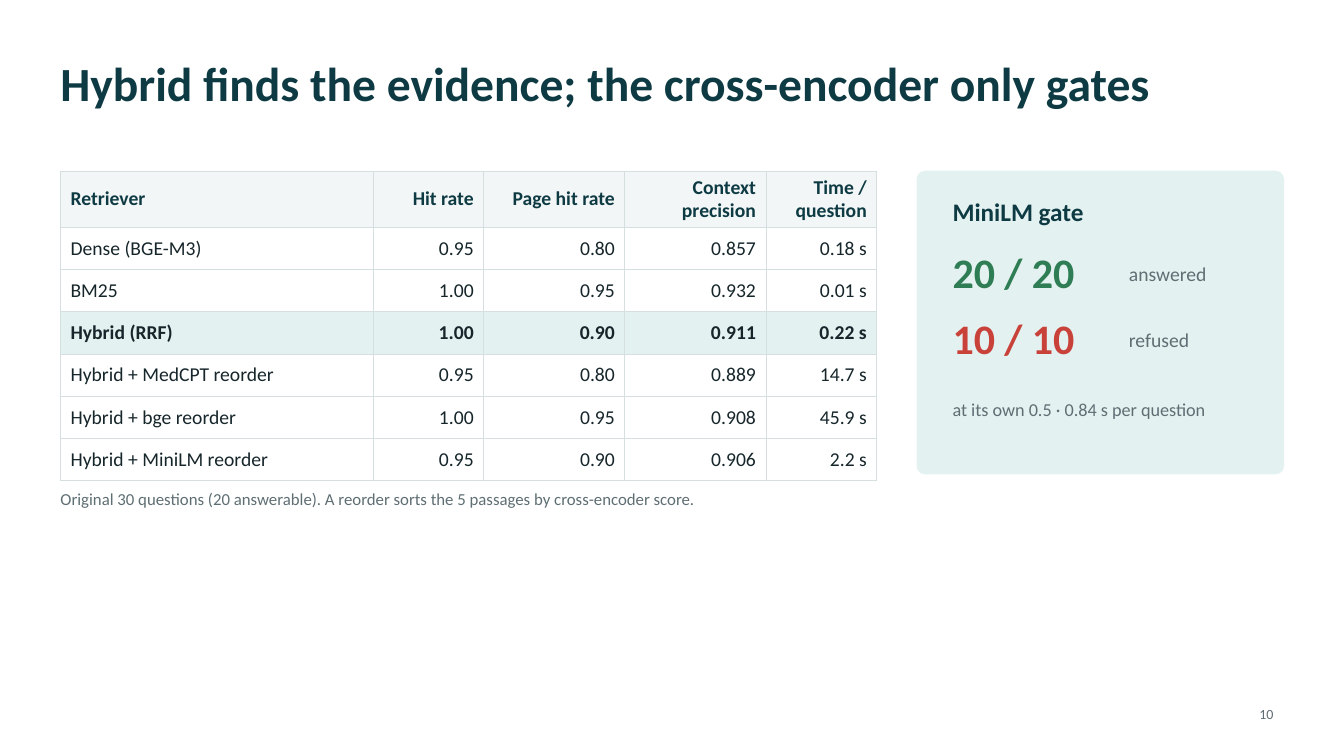
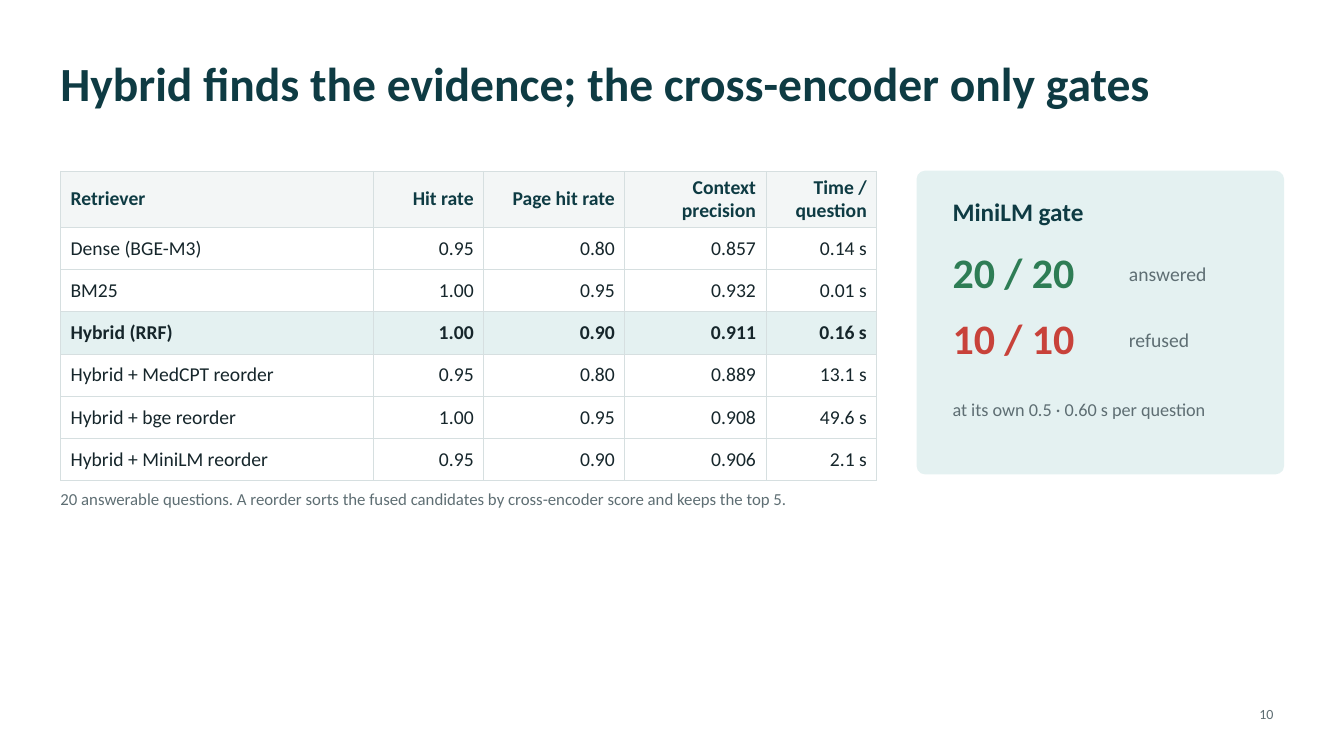
Before and after one commit to yassinebssl/rag-on-medical-documents, a slide deck: slide 10 of docs/defense/final/presentation.pptx. Drawn at 1344x756 pixels with LibreOffice and Linux fonts; fonts in the diff are those of the drawing. Boxes give left, top, right and bottom in pixels: in the first picture for what was removed or moved away, otherwise in the second. Text is boxed around its words. In the diff, an @@ line names an element or a change of style, - is before the commit and + after.

```diff
--- a/docs/defense/final/presentation.pptx
+++ b/docs/defense/final/presentation.pptx
@@ table at box(60, 171, 877, 473) @@
-row 2, column 5: 0.18 s
+row 2, column 5: 0.14 s
-row 4, column 5: 0.22 s
+row 4, column 5: 0.16 s
-row 5, column 5: 14.7 s
+row 5, column 5: 13.1 s
-row 6, column 5: 45.9 s
+row 6, column 5: 49.6 s
-row 7, column 5: 2.2 s
+row 7, column 5: 2.1 s
@@ text at box(953, 403, 1205, 419): text changed @@
-at its own 0.5 · 0.84 s per question
+at its own 0.5 · 0.60 s per question
@@ text at box(60, 493, 786, 508): text changed @@
-Original 30 questions (20 answerable). A reorder sorts the 5 passages by cross-encoder score.
+20 answerable questions. A reorder sorts the fused candidates by cross-encoder score and keeps the top 5.
```
Also in this commit, not shown: 14 other files.
